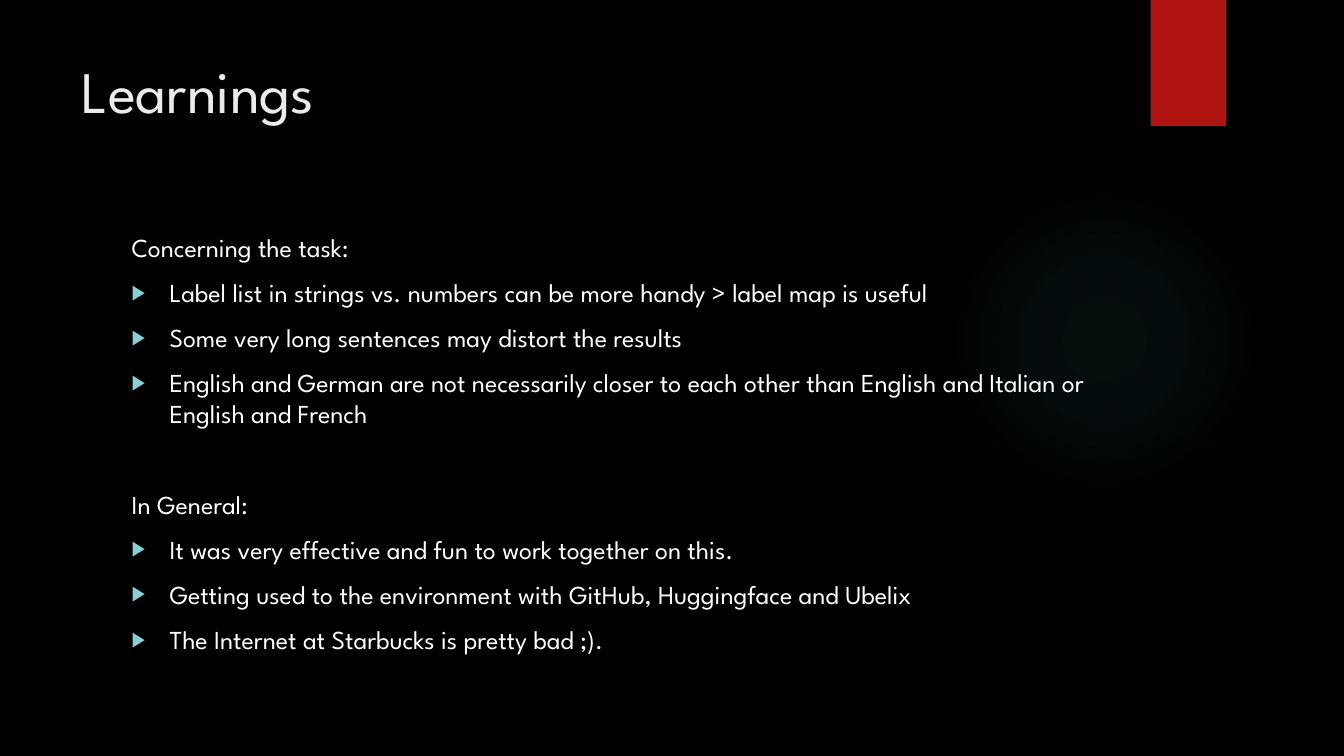
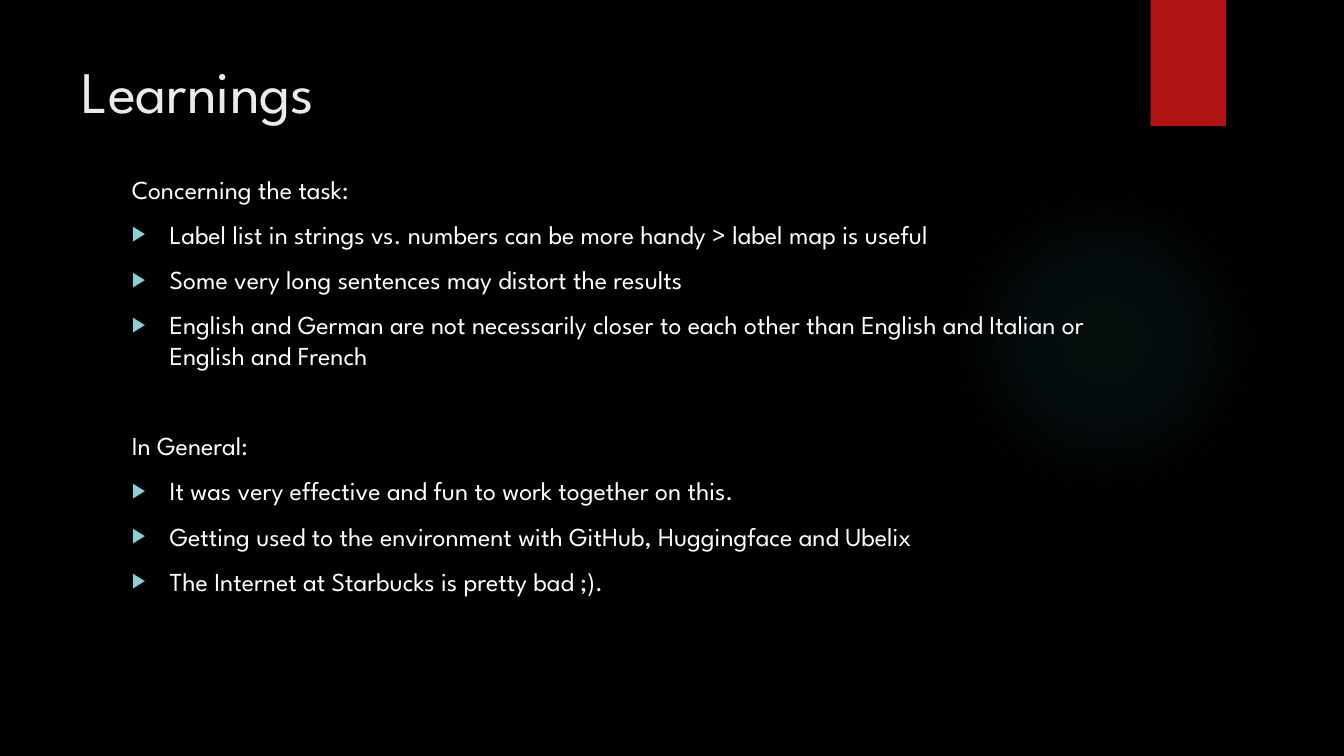
Before and after one commit to Beabir/TaskModule4_MNER, a slide deck: slide 32 of CAS NLP Module 4_jd_bb.pptx. Drawn at 1344x756 pixels with LibreOffice and Linux fonts; fonts in the diff are those of the drawing; background and template pictures are left out. Boxes give left, top, right and bottom in pixels: in the first picture for what was removed or moved away, otherwise in the second. Text is boxed around its words. In the diff, an @@ line names an element or a change of style, - is before the commit and + after.

```diff
--- a/CAS NLP Module 4_jd_bb.pptx
+++ b/CAS NLP Module 4_jd_bb.pptx
@@ text "Concerning the task:" moved from (x1=132, y1=239, x2=1084, y2=655) to (x1=132, y1=181, x2=1084, y2=597) @@
```
Also in this commit, not shown: 1 other slide changed.
